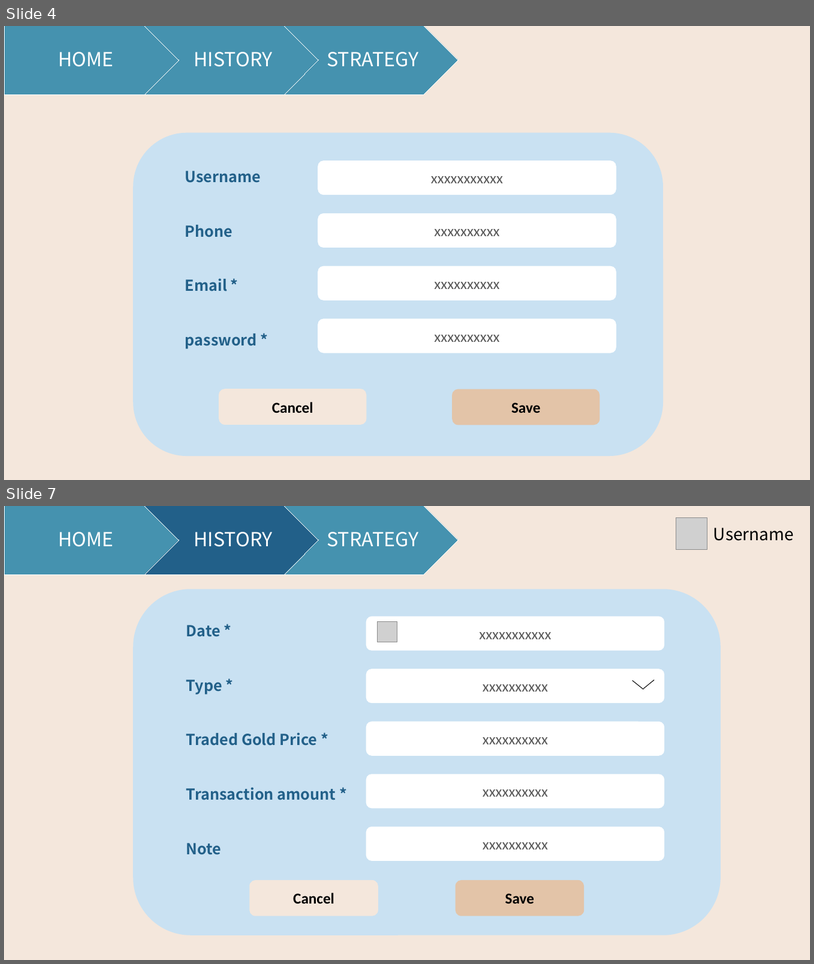
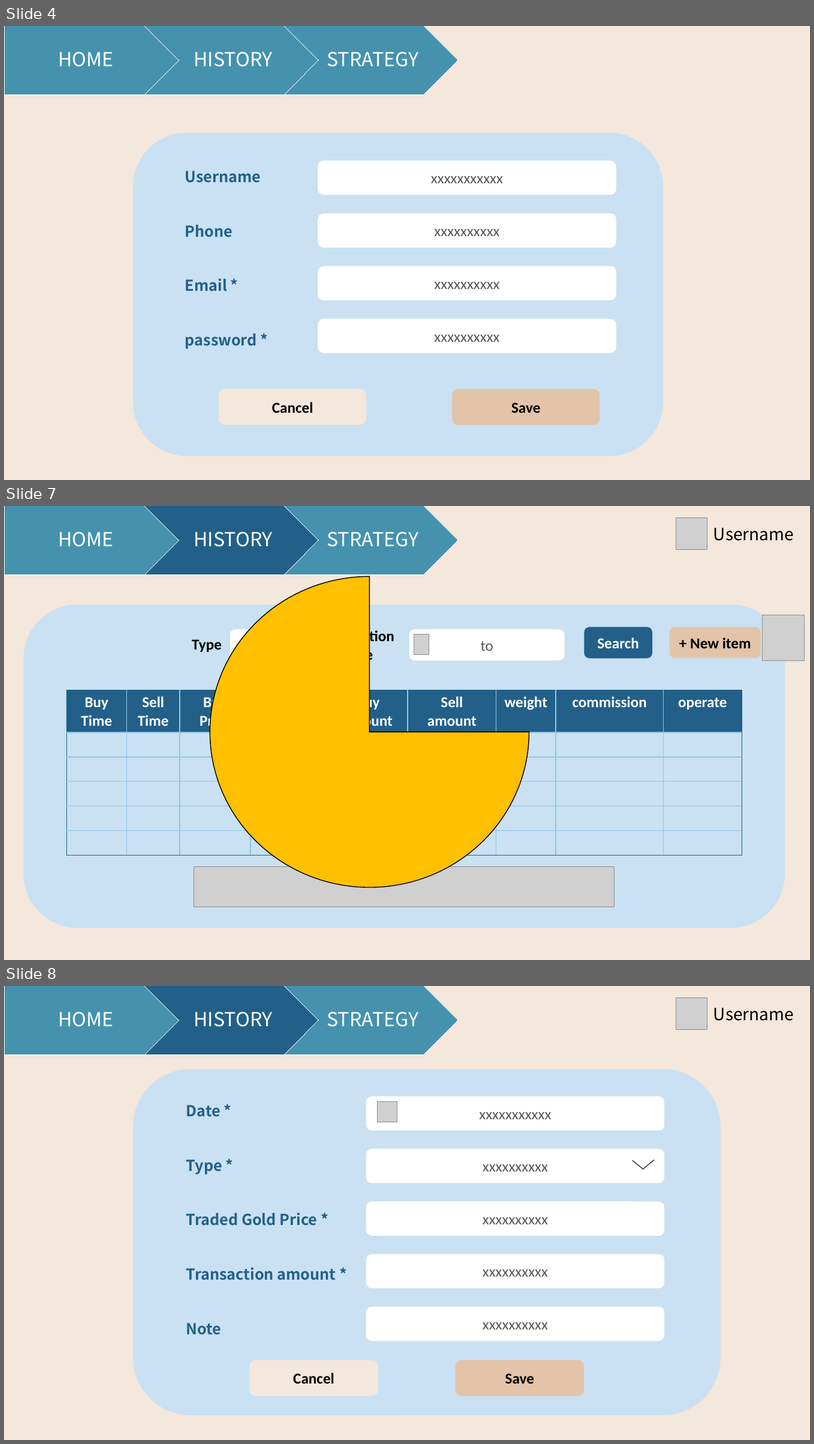
Before and after one commit to 7000qwq/gold, a slide deck: design.pptx. Shown one above the other, each under a label of ours: slides 4 and 7 before the commit, slides 4, 7 and 8 after it; the slides between them are not shown. The pictures are 814x964 and 814x1444 pixels, drawn with LibreOffice and Linux fonts; fonts in the diff are those of the drawing; grey boxes stand for pictures. Boxes give left, top, right and bottom in pixels: in the first picture for what was removed or moved away, otherwise in the second. Text is boxed around its words. In the diff, an @@ line names an element or a change of style, - is before the commit and + after.

```diff
--- a/design.pptx
+++ b/design.pptx
@@ slide 7 added at bbox=[4, 506, 810, 960], background #FFFFFF @@
@@ rectangle added at bbox=[4, 506, 810, 960], fill #F4E7DC @@
@@ picture added at bbox=[677, 518, 708, 550] @@
@@ group added at bbox=[4, 506, 458, 575]: 3 texts, 2 chevrons, 1 pentagon arrow @@
+HOME
+HISTORY
+STRATEGY
@@ text added at bbox=[714, 528, 794, 541], 20 pt, text #000000 @@
+Username
@@ pie slice (boxed as its full ellipse) added at bbox=[210, 576, 530, 887], fill #FFC000, outline #000000 1 pt @@
@@ rounded rectangle added at bbox=[23, 604, 785, 928], fill #C9E1F2 @@
@@ text added at bbox=[323, 629, 395, 663], 18 pt, text #000000, bold @@
+Transaction Date
@@ rounded rectangle added at bbox=[410, 630, 566, 661], fill #FFFFFF, 18 pt, text #595959 @@
+to
@@ rounded rectangle added at bbox=[585, 627, 653, 658], fill #226089, 18 pt, text #FFFFFF, bold @@
+Search
@@ rounded rectangle added at bbox=[670, 627, 761, 658], fill #E3C4A8, 18 pt, text #000000, bold @@
++ New item
@@ picture added at bbox=[762, 615, 805, 661] @@
@@ group added at bbox=[192, 630, 302, 661]: 2 lines, 1 rounded rectangle, 1 text @@
+Type
@@ picture added at bbox=[414, 634, 429, 654] @@
@@ table added at bbox=[66, 690, 741, 855], 6 rows, 9 columns @@
+Buy / Time | Sell / Time | Buy / Price | Sell / Price | Buy / amount | Sell / amount | weight | commission | operate
+ |  |  |  |  |  |  |  | 
+ |  |  |  |  |  |  |  | 
+ |  |  |  |  |  |  |  | 
+ |  |  |  |  |  |  |  | 
+ |  |  |  |  |  |  |  | 
@@ picture added at bbox=[194, 867, 615, 907] @@
@@ what was slide 7 is now slide 8 @@
```
Also in this commit, not shown: 7 slides changed, 6 other slides added, 1 slide removed, 32 other files.
